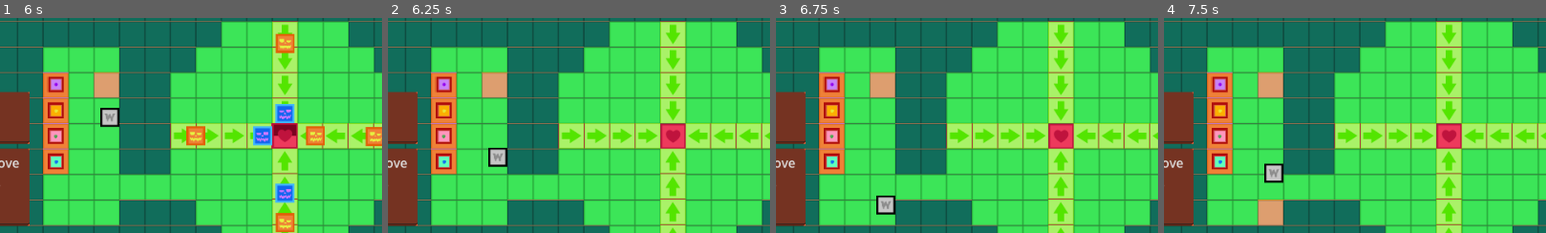
Above: before the commit, frames 1-4 (left to right).
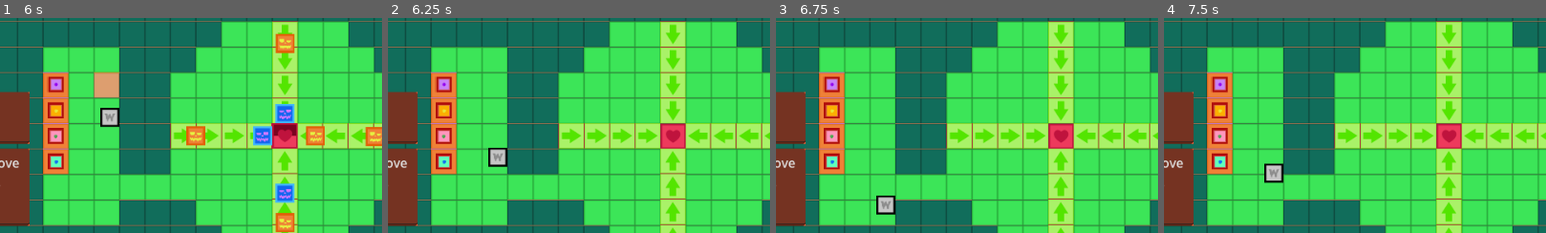
Above: after the commit, the same moments.

Repository: stirs1/wizardfarmer
Game: Godot game, scene res://main.tscn
Same seed, same stepped clock (60 frames per second), same inputs: the game is played once before the commit and once after it.
Inputs (mouse positions are % of the whole screen's width and height, from its top left):
- Up to frame 1 (6 s): tap Enter at 0.5 s; hold Right (move_right) 0.53-1.25 s; hold 1 (start) 0.53-1.25 s; tap T (till) at 0.8, 5.85 s; click (75, 45) at 1.25 s; click (72, 44) at 2 s; click (75, 38) at 2.75 s; click (78, 45) at 3.5 s; click (75, 50) at 4.25 s; click (78, 39) at 5 s; hold Down (move_down) from 5.78 s (still down)
- Up to frame 2 (6.25 s): keep holding Down (move_down); tap 1 (start) at 6.05 s
- Up to frame 3 (6.75 s): release Down (move_down) at 6.53 s; hold Right (move_right) from 6.53 s (still down); tap P (pick_place) at 6.6 s
- Up to frame 4 (7.5 s): tap T (till) at 6.8 s; tap 1 (start) at 7.25, 7.35 s; release Right (move_right) at 7.28 s; hold Up (move_up) from 7.28 s (still down)
The pictures show only the part of the screen within x 14-64%, y 29-79%; the shares and areas given below are measured in that part.

Frame 1 is identical in both runs. In frame 2, 0.8% of the frame differs, in the area x 24-32%, y 24-38%; in frame 3, 0.8%; in frame 4, 1.7%, in the area x 24-32%, y 24-97%.

Commit message:
enhanced combat manager functions

Diff:
--- a/CombatManager.gd
+++ b/CombatManager.gd
@@ -1,20 +1,15 @@
-# FIXME: need to reset tilled squares
 extends Node
-
-#var pumpkin: Node2D
-#var pumpkin2: Node2D
-#var pumpkin3: Node2D
-#var pumpkin4: Node2D
 
 var plant_count = 0
 var plant_start_cell = Vector2()
-
 var cm_dtag := "COMBAT MANAGER: "
 var pumpkin_start_cell
+
 @onready var PumpkinScene = preload("res://enemy_pumpkin.tscn")
 @onready var settings = preload("res://settings.tres")
 @onready var enemy_target = get_tree().root.get_node("Main/EnemyTarget")
 @onready var heart_home = get_tree().root.get_node("Main/HeartHome")
+@onready var game_over_box = get_tree().root.get_node("Main/GameOverText")
 
 func _setup_buttons():
 	var left_button = get_tree().root.get_node("Main/LeftButton")
@@ -40,6 +35,7 @@
 func _ready():
 	await get_tree().root.ready
 	GameManager.game_started.connect(_on_game_started)
+	GameManager.game_over.connect(_on_game_over)
 	_setup_buttons()
 
 func spawn_pumpkin(position_key: String):
@@ -69,6 +65,12 @@
 	for plant in get_tree().get_nodes_in_group("CurrentPlants"):
 		plant.queue_free()
 
+	for dirt in get_tree().get_nodes_in_group("DirtTiles"):
+		dirt.queue_free()
+
+	Global.existing_dirt_tiles.clear()
+	Global.existing_plant_tiles.clear()
+
 	plant_count = 0
 
 	heart_home.heart_home_health = 100
@@ -79,41 +81,5 @@
 		plant.position = plant_start_cell + (Vector2(0, Global.tile_size))
 		plant_count += 1
 
-	# NOTE: copy/pasting the following code does indeed make duplicates, but it
-	# doesn't feel like the best way...
-
-	 #spawns a pumpkin, sets location, direction, and speed
-	#pumpkin = PumpkinScene.instantiate()
-	#add_child(pumpkin)
-	#pumpkin.add_to_group("Enemies")
-	#pumpkin_start_cell = Vector2(496, 460)
-	#pumpkin.position = pumpkin_start_cell
-	#var direction = pumpkin.position.direction_to(enemy_target.global_position)
-	#pumpkin.velocity = direction * settings.enemy_pumpkin_speed
-	#
-	## spawns the 2nd pumpkin
-	#pumpkin2 = PumpkinScene.instantiate()
-	#add_child(pumpkin2)
-	#pumpkin2.add_to_group("Enemies")
-	#pumpkin_start_cell = Vector2(656, 305)
-	#pumpkin2.position = pumpkin_start_cell
-	#direction = pumpkin2.position.direction_to(enemy_target.global_position)
-	#pumpkin2.velocity = direction * settings.enemy_pumpkin_speed
-	#
-	## spawns the 3rd pumpkin
-	#pumpkin3 = PumpkinScene.instantiate()
-	#add_child(pumpkin3)
-	#pumpkin3.add_to_group("Enemies")
-	#pumpkin_start_cell = Vector2(337, 304)
-	#pumpkin3.position = pumpkin_start_cell
-	#direction = pumpkin3.position.direction_to(enemy_target.global_position)
-	#pumpkin3.velocity = direction * settings.enemy_pumpkin_speed
-	#
-	## spawns the 4th pumpkin
-	#pumpkin4 = PumpkinScene.instantiate()
-	#add_child(pumpkin4)
-	#pumpkin4.add_to_group("Enemies")
-	#pumpkin_start_cell = Vector2(496, 141)
-	#pumpkin4.position = pumpkin_start_cell
-	#direction = pumpkin4.position.direction_to(enemy_target.global_position)
-	#pumpkin4.velocity = direction * settings.enemy_pumpkin_speed
+func _on_game_over():
+	game_over_box.show()
--- a/GameManager.gd
+++ b/GameManager.gd
@@ -15,6 +15,7 @@
 
 var gm_dtag := "GAME MANAGER: "
 var current_state: GameState = GameState.PLAYING
+@onready var game_over_box = get_tree().root.get_node("Main/GameOverText")
 
 # setter that, when anything changes is_paused, sets the new value to either
 # true or false, then pauses the whole tree, then emits the signal.
@@ -33,6 +34,7 @@
 func start_game():
 	current_state = GameState.PLAYING
 	is_paused = false
+	game_over_box.hide()
 	game_started.emit()
 
 func restart_game():
@@ -42,6 +44,8 @@
 
 func prompt_game_over():
 	current_state = GameState.GAME_OVER
+	is_paused = false
+	game_over_box.show()
 	game_over.emit()
 
 func pause_game():
@@ -66,3 +70,8 @@
 	# press 1 to start
 	if event.is_action_pressed("start"):
 		start_game()
+
+func _physics_process(delta):
+	# feel like this is an overly complex way to reference this variable?
+	if CombatManager.heart_home.heart_home_health <= 0:
+		prompt_game_over()
--- a/Tilling.gd
+++ b/Tilling.gd
@@ -35,6 +35,7 @@
 	if not position_str in Global.existing_dirt_tiles:
 		if not position_str in Global.no_grow_zones:
 			parent.add_child(dirt)
+			dirt.add_to_group("DirtTiles")
 			Global.existing_dirt_tiles[str(dirt.position)] = true
 
 	# not quiiite sure what this means? just that the function gives a dirt
--- a/main.tscn
+++ b/main.tscn
@@ -204,5 +204,17 @@
 texture_normal = ExtResource("21_0piad")
 texture_pressed = ExtResource("22_ttdp7")
 
+[node name="GameOverText" type="TextEdit" parent="."]
+visible = false
+z_index = 1000
+offset_left = 683.0
+offset_top = 319.0
+offset_right = 791.0
+offset_bottom = 386.0
+theme_override_colors/background_color = Color(0.898039, 0, 0, 1)
+theme_override_colors/font_color = Color(0, 0, 0, 1)
+theme_override_font_sizes/font_size = 40
+text = "REKT"
+
 [editable path="dirt"]
 [editable path="wizard"]
--- a/project.godot
+++ b/project.godot
@@ -43,6 +43,7 @@
 Projectiles="current projectiles in scene"
 HeartHome="current heart homes in scene"
 CurrentPlants="all current plants in scene"
+DirtTiles="all current dirt tiles in scene"
 
 [input]
 
